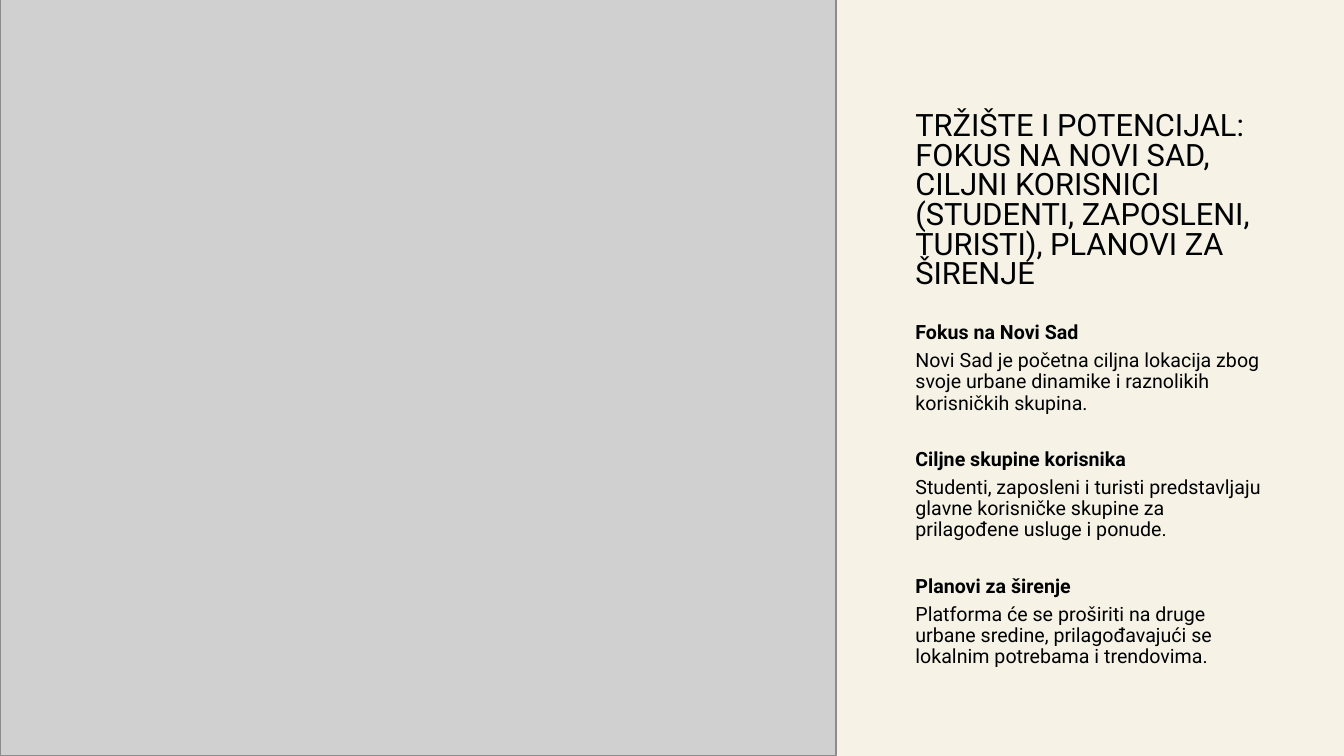
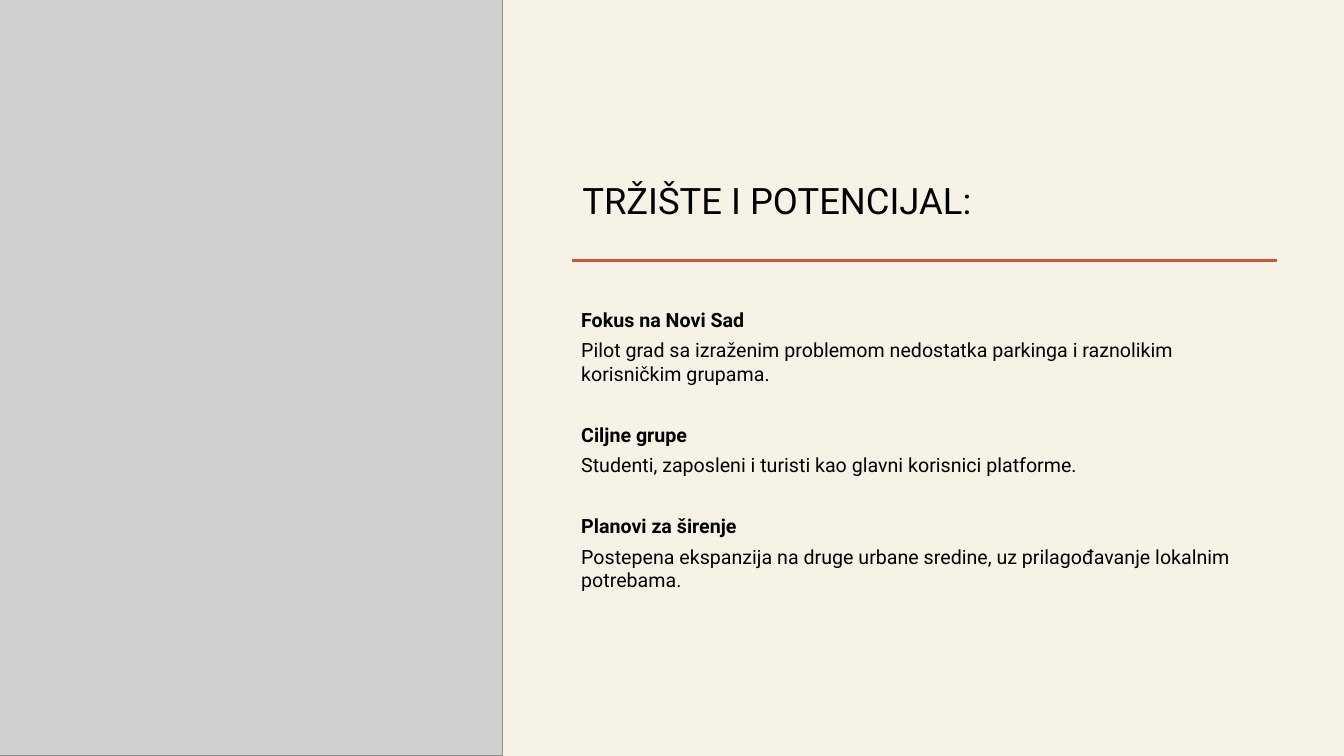
Before and after one commit to MastilovicRadoslav/startup_launch_simulation, a slide deck: slide 4 of Pitch presentation.pptx. Drawn at 1344x756 pixels with LibreOffice and Linux fonts; fonts in the diff are those of the drawing; grey boxes stand for pictures. Boxes give left, top, right and bottom in pixels: in the first picture for what was removed or moved away, otherwise in the second. Text is boxed around its words. In the diff, an @@ line names an element or a change of style, - is before the commit and + after.

```diff
--- a/Pitch presentation.pptx
+++ b/Pitch presentation.pptx
@@ picture: place and size @@
-picture at [0,0,836,756]
+picture at [0,0,503,756]
@@ title at [582,181,971,215]: text changed; size 22 to 26 pt @@
-TRŽIŠTE I POTENCIJAL: FOKUS NA NOVI SAD, CILJNI KORISNICI (STUDENTI, ZAPOSLENI, TURISTI), PLANOVI ZA ŠIRENJE
+TRŽIŠTE I POTENCIJAL:
@@ line added from (573, 260) to (1277, 260), #CC563B 2.5 pt @@
@@ text "Fokus na Novi Sad": place and size @@
-text "Fokus na Novi Sad" at [915,324,1260,667]
+text "Fokus na Novi Sad" at [581,312,1229,591]
@@ text at [581,312,745,537]: line spacing 0.9 to 1; list level 1 to 2 in "Planovi za širenje" @@
@@ text at [581,342,1172,476]: text changed @@
-  Novi Sad je početna ciljna lokacija zbog svoje urbane dinamike i raznolikih korisničkih skupina.
-Ciljne skupine korisnika
-  Studenti, zaposleni i turisti predstavljaju glavne korisničke skupine za prilagođene usluge i ponude.
+  Pilot grad sa izraženim problemom nedostatka parkinga i raznolikim korisničkim grupama.
+  Ciljne grupe
+  Studenti, zaposleni i turisti kao glavni korisnici platforme.
@@ text at [581,549,1229,591]: text changed @@
-  Platforma će se proširiti na druge urbane sredine, prilagođavajući se lokalnim potrebama i trendovima.
+  Postepena ekspanzija na druge urbane sredine, uz prilagođavanje lokalnim potrebama.
```
Also in this commit, not shown: 5 other slides changed, 1 slide added, 1 slide removed, 1 other file.
